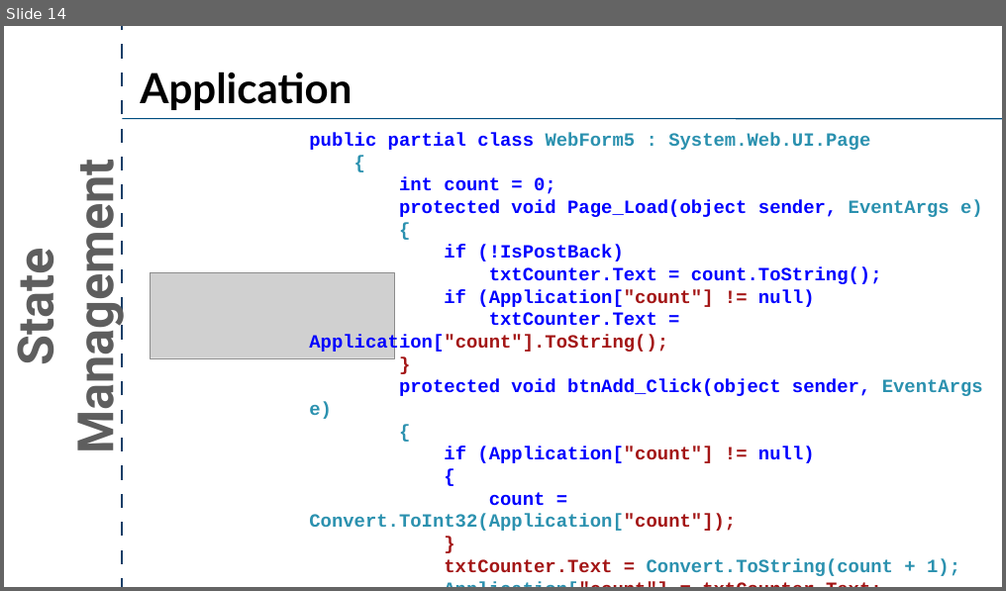
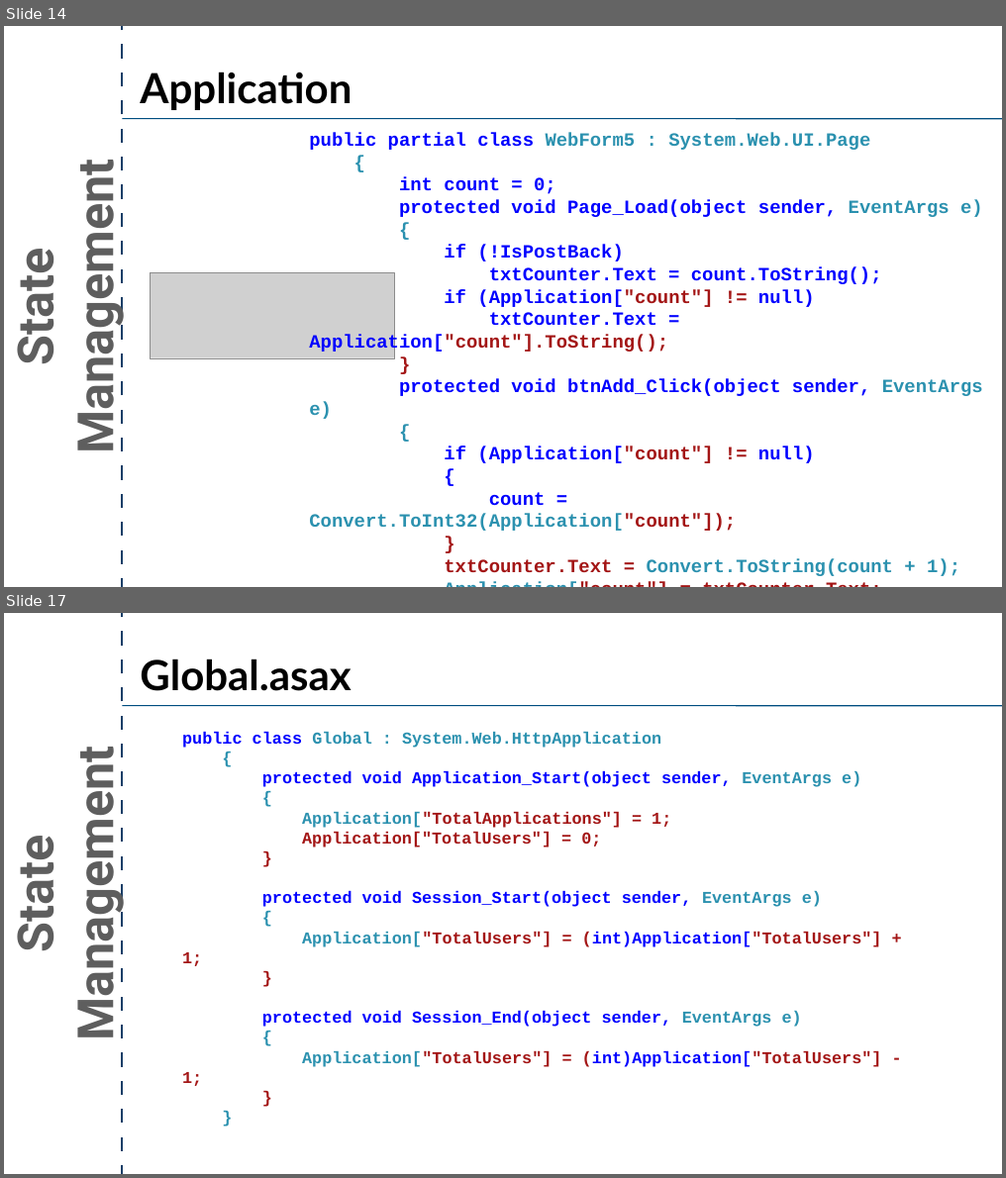
Before and after one commit to crpatel/DotNetMaterial, a slide deck: Unit 10.pptx. Shown one above the other, each under a label of ours: slide 14 before the commit, slides 14 and 17 after it; the slides between them are not shown. The pictures are 1006x591 and 1006x1178 pixels, drawn with LibreOffice and Linux fonts; fonts in the diff are those of the drawing; grey boxes stand for pictures. Boxes give left, top, right and bottom in pixels: in the first picture for what was removed or moved away, otherwise in the second. Text is boxed around its words. In the diff, an @@ line names an element or a change of style, - is before the commit and + after.

```diff
--- a/Unit 10.pptx
+++ b/Unit 10.pptx
@@ slide 17 added at [4,613,1002,1174], background #FFFFFF @@
@@ line added from (122, 1174) to (122, 613), #183E67 4.5 pt @@
@@ text added at [140,659,350,691], 80 pt, text #000000, bold @@
+Global.asax
@@ line added from (122, 706) to (1002, 706), #004D80 2 pt @@
@@ text added at [182,731,882,1086], 32 pt, text #0000FF, bold @@
+public class Global : System.Web.HttpApplication
+{
+protected void Application_Start(object sender, EventArgs e)
+{
+Application["TotalApplications"] = 1;
+Application["TotalUsers"] = 0;
+}
+protected void Session_Start(object sender, EventArgs e)
+{
+Application["TotalUsers"] = (int)Application["TotalUsers"] + 1;
+}
+protected void Session_End(object sender, EventArgs e)
+{
+Application["TotalUsers"] = (int)Application["TotalUsers"] - 1;
+}
+}
@@ text added at [4,774,127,1033], 96 pt, text #5E5E5E, bold @@
+State Management
```
Also in this commit, not shown: 10 other slides added.
